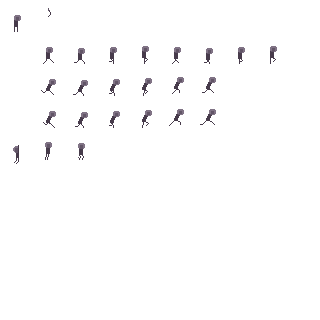
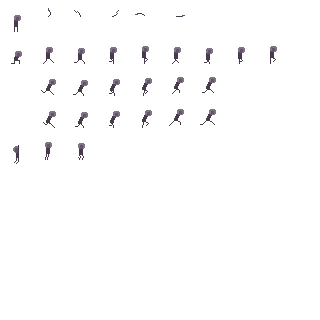
Layer changes from the first 320×320 image to the second:
added layer "Layer 21" above "arms" over [11, 51, 22, 64]
showed "ne", painted on it over [74, 10, 81, 17]
showed "sse", painted on it over [74, 10, 119, 17]
showed "s", painted on it over [80, 15, 185, 17]
showed "n", painted on it over [76, 12, 145, 17]
